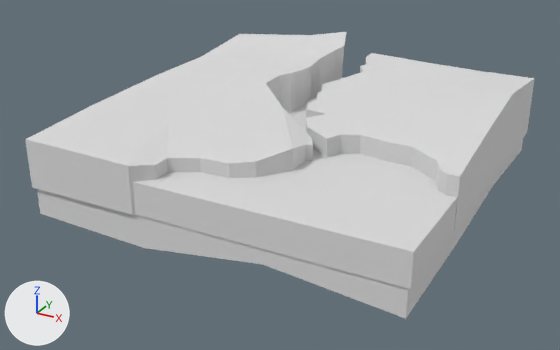
The glTF model models/ultimate-pack/low-poly-10/m/terrains-world-ice.glb as it was, and as the next commit left it.
The view is the same before and after, from a camera (50 mm lens) standing at (18.0, -35.2, 14.6) and looking at (-0.6, -1.4, -2.3). Lighting does not change. The marker at lower left points along +X, +Y and +Z. The older version comes first. Where no turn or scale is listed for an object, it has been applied to the vertices.

The first picture shows 'world-ice'.
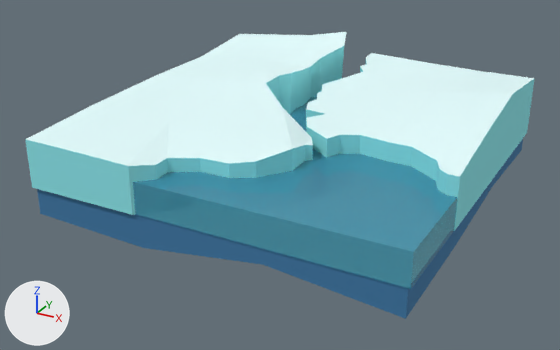
What changed in the scene script:
```text
Change mat_43_blue_medium_001:
    mat_43_blue_medium_001.base_color: (0.8, 0.8, 0.8) -> (0.0467, 0.191, 0.386)  # white #e7e7e7 -> blue #3d79a7
Change mat_45_blue_light_001:
    mat_45_blue_light_001.metallic: 0.4 -> 0.0
    mat_45_blue_light_001.base_color: (0.8, 0.8, 0.8) -> (0.27, 0.831, 0.871)  # white #e7e7e7 -> cyan #8eebf0
Change mat_47_blue_white_001:
    mat_47_blue_white_001.metallic: 0.4 -> 0.0
    mat_47_blue_white_001.base_color: (0.8, 0.8, 0.8) -> (0.776, 0.991, 1.0)  # white #e7e7e7 -> pale blue #e4feff
Change mat_48_transparent_blue_001:
    mat_48_transparent_blue_001.metallic: 0.4 -> 0.0
    mat_48_transparent_blue_001.base_color: (0.8, 0.8, 0.8) -> (0.0398, 0.289, 0.459)  # white #e7e7e7 -> cyan #3892b4
    mat_48_transparent_blue_001.roughness: 1.0 -> 0.0
    mat_48_transparent_blue_001.alpha: 1.0 -> 0.671
```

What differs and where, as boxes (x1, y1, x2, y2) in the pictures (560 x 350 px):
'world-ice', recoloured, surface changed: (25, 32, 535, 319) in both
